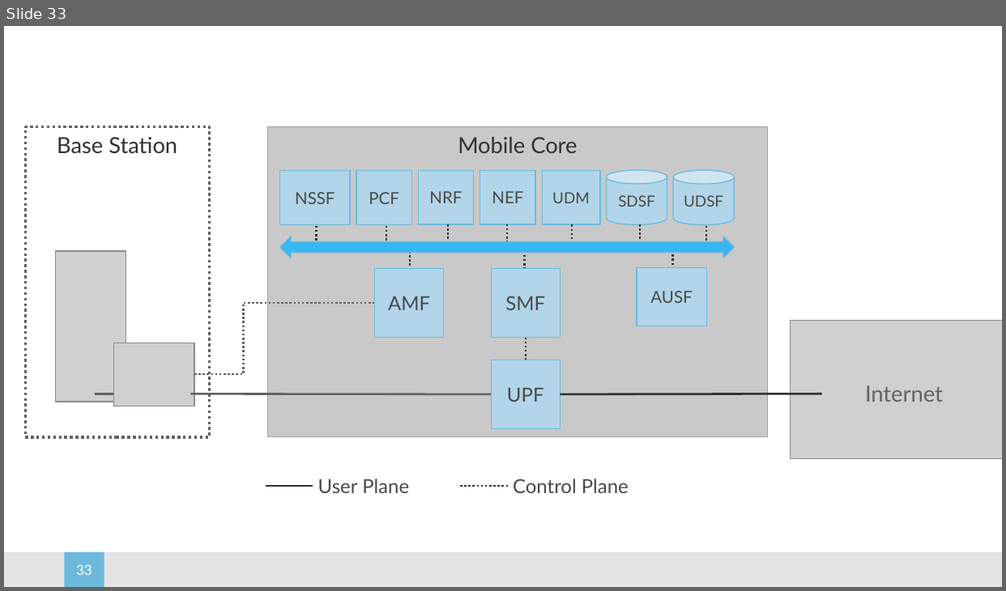
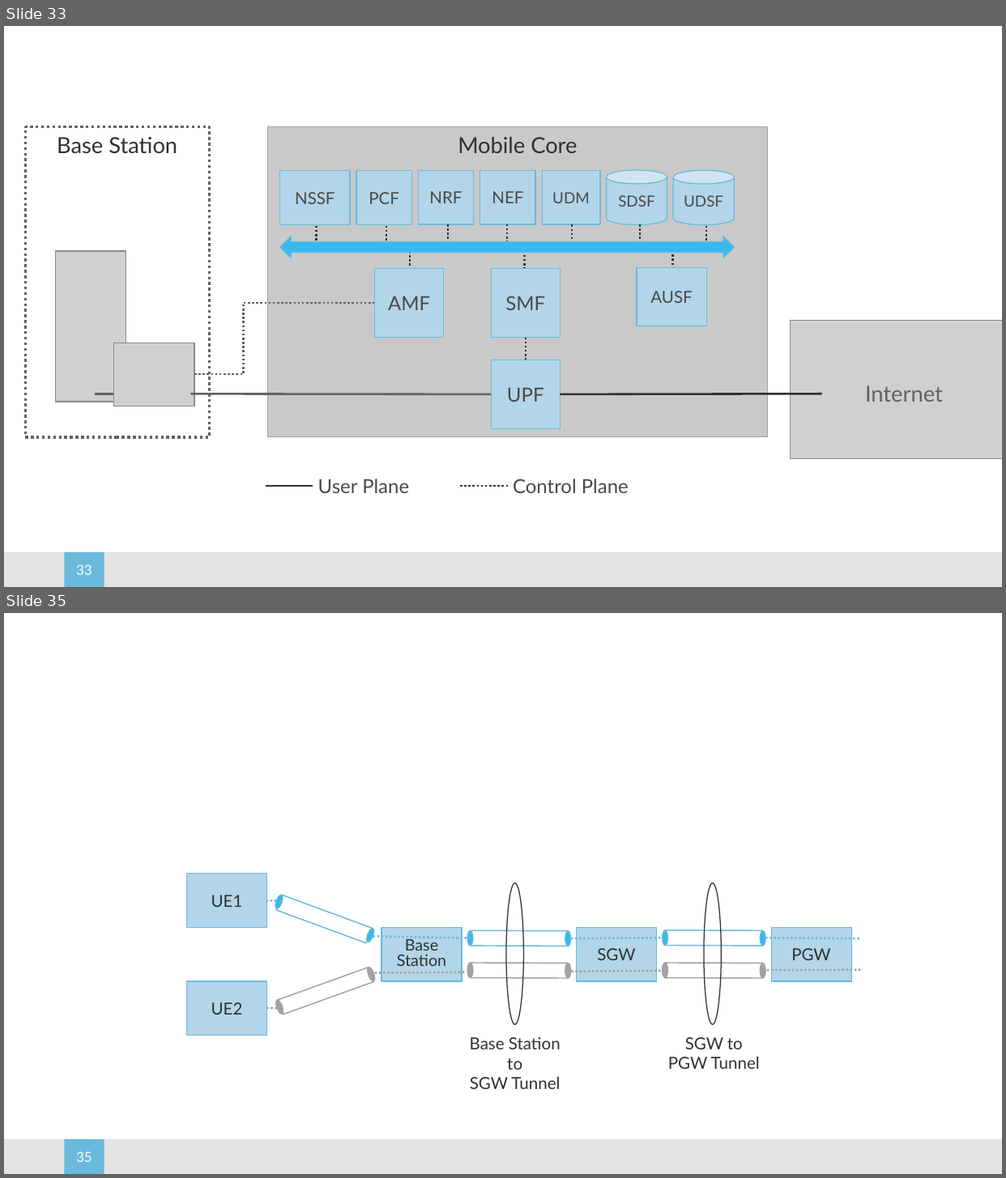
Before and after one commit to SystemsApproach/5G, a slide deck: figures.pptx. Shown one above the other, each under a label of ours: slide 33 before the commit, slides 33 and 35 after it; the slides between them are not shown. The pictures are 1006x591 and 1006x1178 pixels, drawn with LibreOffice and Linux fonts; fonts in the diff are those of the drawing; grey boxes stand for pictures; background and template pictures are left out. Boxes give left, top, right and bottom in pixels: in the first picture for what was removed or moved away, otherwise in the second. Text is boxed around its words. In the diff, an @@ line names an element or a change of style, - is before the commit and + after.

```diff
--- a/figures.pptx
+++ b/figures.pptx
@@ slide 35 added at (4, 613, 1002, 1174), background #FFFFFF; not listed: 2 template elements that a slide beside it also shows @@
@@ rectangle added at (186, 874, 266, 927), fill #B2D5EA, outline #6BBADD 0.75 pt, 12 pt, text #313131 @@
+UE1
@@ line added from (276, 901) to (186, 901), #6BBADD 1.5 pt dashed @@
@@ ellipse added at (506, 884, 523, 1025), outline #313131 0.75 pt @@
@@ ellipse added at (704, 884, 721, 1025), outline #313131 0.75 pt @@
@@ group added at (274, 894, 376, 943): 2 ellipses, 2 lines @@
@@ rectangle added at (381, 927, 461, 982), fill #B2D5EA, outline #6BBADD 0.75 pt, 11.5 pt, text #313131 @@
+Base
+Station
@@ rectangle added at (577, 927, 657, 982), fill #B2D5EA, outline #6BBADD 0.75 pt, 12 pt, text #313131 @@
+SGW
@@ rectangle added at (771, 927, 851, 982), fill #B2D5EA, outline #6BBADD 0.75 pt, 12 pt, text #313131 @@
+PGW
@@ line added from (373, 936) to (473, 939), #6BBADD 1.5 pt dashed @@
@@ group added at (467, 931, 571, 946): 2 ellipses, 2 lines @@
@@ line added from (571, 939) to (663, 939), #6BBADD 1.5 pt dashed @@
@@ group added at (663, 931, 766, 946): 2 ellipses, 2 lines @@
@@ line added from (765, 939) to (860, 939), #6BBADD 1.5 pt dashed @@
@@ line added from (375, 973) to (466, 973), #A2A2A2 1.5 pt dashed @@
@@ line added from (571, 971) to (663, 971), #A2A2A2 1.5 pt dashed @@
@@ line added from (766, 970) to (863, 970), #A2A2A2 1.5 pt dashed @@
@@ rectangle added at (186, 982, 266, 1035), fill #B2D5EA, outline #6BBADD 0.75 pt, 12 pt, text #313131 @@
+UE2
@@ group added at (274, 967, 377, 1016): 2 ellipses, 2 lines @@
@@ group added at (467, 963, 571, 978): 2 ellipses, 2 lines @@
@@ group added at (663, 963, 766, 978): 2 ellipses, 2 lines @@
@@ line added from (278, 1008) to (186, 1009), #A2A2A2 1.5 pt dashed @@
@@ text added at (470, 1037, 560, 1089), 12 pt, text #313131 @@
+Base Station to
+SGW Tunnel
@@ text added at (668, 1037, 760, 1069), 12 pt, text #313131 @@
+SGW to
+PGW Tunnel
```
Also in this commit, not shown: 1 other slide added, 3 other files.
